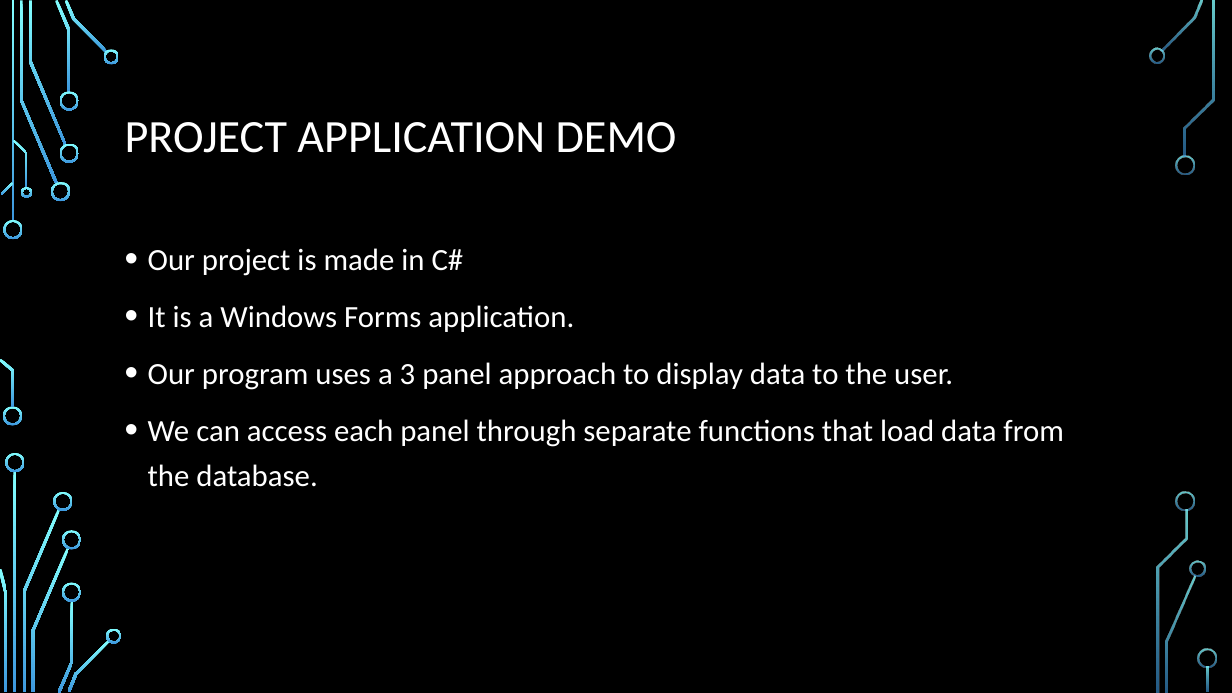
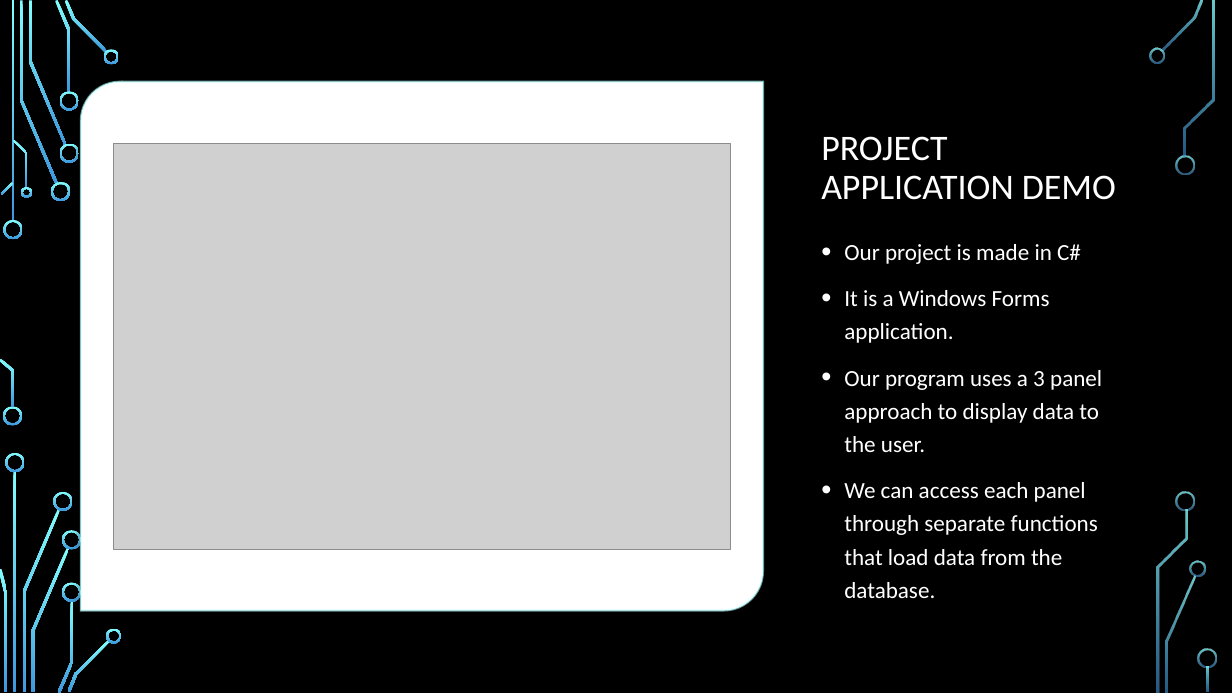
Before and after one commit to KathLevi/TheaterApp, a slide deck: slide 8 of Database Final Presentation.pptx. Drawn at 1232x693 pixels with LibreOffice and Linux fonts; fonts in the diff are those of the drawing; grey boxes stand for pictures; background and template pictures are left out. Boxes give left, top, right and bottom in pixels: in the first picture for what was removed or moved away, otherwise in the second. Text is boxed around its words. In the diff, an @@ line names an element or a change of style, - is before the commit and + after.

```diff
--- a/Database Final Presentation.pptx
+++ b/Database Final Presentation.pptx
@@ round diag rect added at <box>80,81,762,610</box>, fill #FFFFFF, outline #B4FFFF 1.5 pt @@
@@ title "PROJECT APPLICATION DEMO": place and size @@
-title "PROJECT APPLICATION DEMO" at <box>125,122,677,153</box>
+title "PROJECT APPLICATION DEMO" at <box>821,136,1116,200</box>
@@ title "PROJECT APPLICATION DEMO" at <box>821,136,1116,200</box>: size 36 to 28 pt; vertical alignment middle to bottom @@
@@ picture added at <box>113,143,730,550</box> @@
@@ text "Our project is made in ...": place and size @@
-text "Our project is made in ..." at <box>148,248,1063,487</box>
+text "Our project is made in ..." at <box>844,244,1102,598</box>
@@ text "Our project is made in ..." at <box>844,244,1102,598</box>: size 24 to 18 pt @@
```
Also in this commit, not shown: 1 other slide changed.
